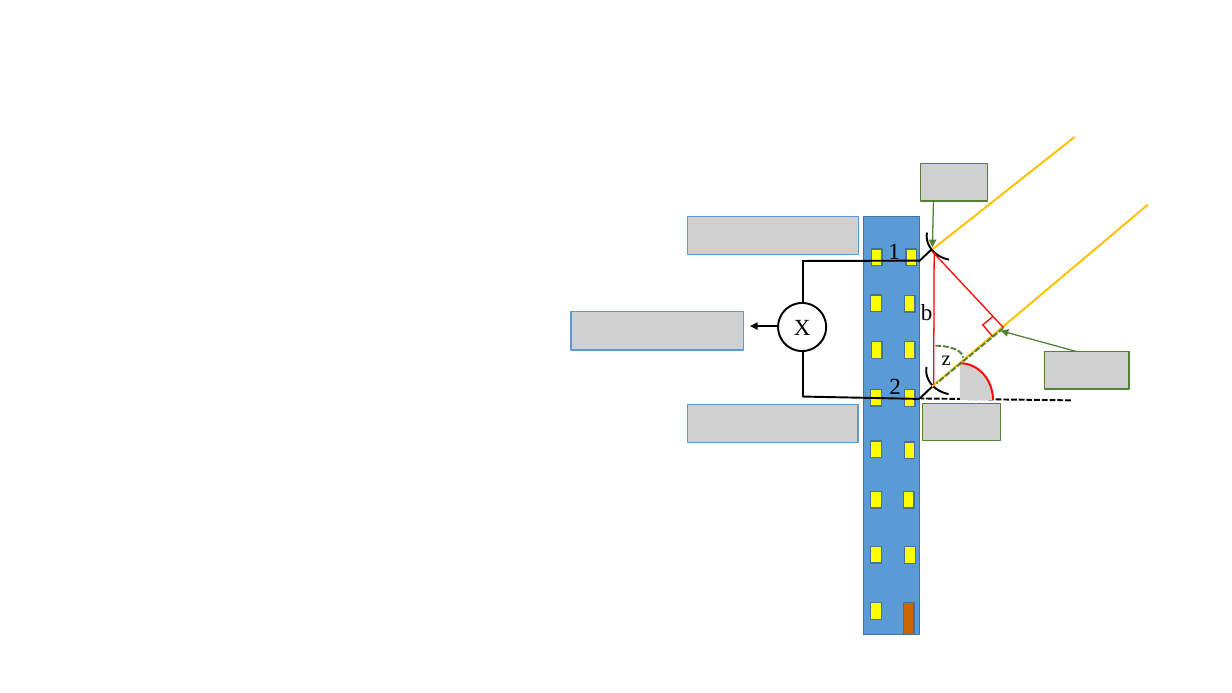
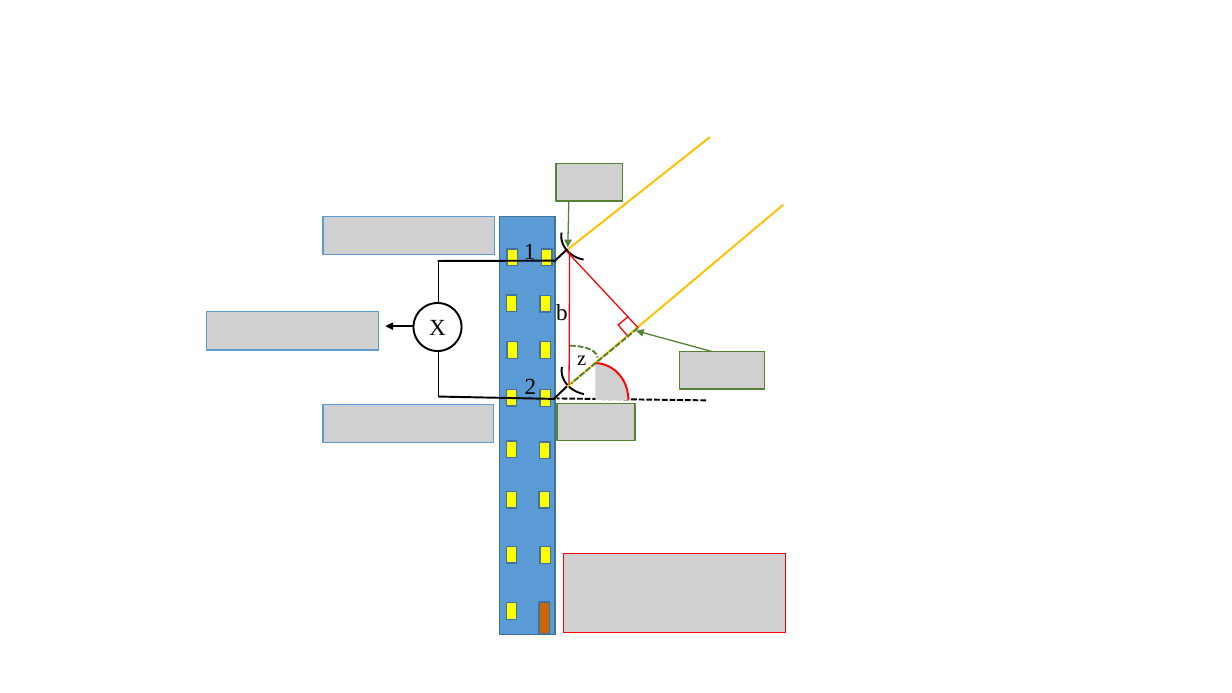
Before and after one commit to drummerevans/Uni_Work, a slide deck: slide 1 of PHY3147/interferometer_image.pptx. Drawn at 1232x693 pixels with LibreOffice and Linux fonts; fonts in the diff are those of the drawing; grey boxes stand for pictures. Boxes give left, top, right and bottom in pixels: in the first picture for what was removed or moved away, otherwise in the second. Text is boxed around its words. In the diff, an @@ line names an element or a change of style, - is before the commit and + after.

```diff
--- a/PHY3147/interferometer_image.pptx
+++ b/PHY3147/interferometer_image.pptx
@@ picture added at bbox=[556, 164, 623, 201] @@
@@ picture removed at bbox=[921, 164, 987, 201] @@
@@ picture added at bbox=[323, 216, 494, 254] @@
@@ picture removed at bbox=[688, 216, 859, 254] @@
@@ picture added at bbox=[207, 311, 379, 349] @@
@@ picture removed at bbox=[571, 311, 743, 349] @@
@@ 18 rectangles, 14 lines, 5 texts, 3 arc (boxed as its full ellipse)s, 3 arrows, 1 ellipse: place and size @@
-18 rectangles, 14 lines, 5 texts, 3 arc (boxed as its full ellipse)s, 3 arrows, 1 ellipse at bbox=[565, 107, 1178, 635]
+18 rectangles, 14 lines, 5 texts, 3 arc (boxed as its full ellipse)s, 3 arrows, 1 ellipse at bbox=[201, 107, 814, 635]
@@ picture added at bbox=[680, 352, 765, 389] @@
@@ picture removed at bbox=[1044, 352, 1129, 389] @@
@@ picture added at bbox=[563, 363, 629, 436] @@
@@ picture removed at bbox=[927, 363, 994, 436] @@
@@ picture added at bbox=[323, 404, 494, 443] @@
@@ picture added at bbox=[557, 404, 635, 441] @@
@@ picture removed at bbox=[688, 404, 858, 443] @@
@@ picture removed at bbox=[922, 404, 1000, 441] @@
@@ picture added at bbox=[564, 554, 786, 633] @@
```
Also in this commit, not shown: 18 other files.
